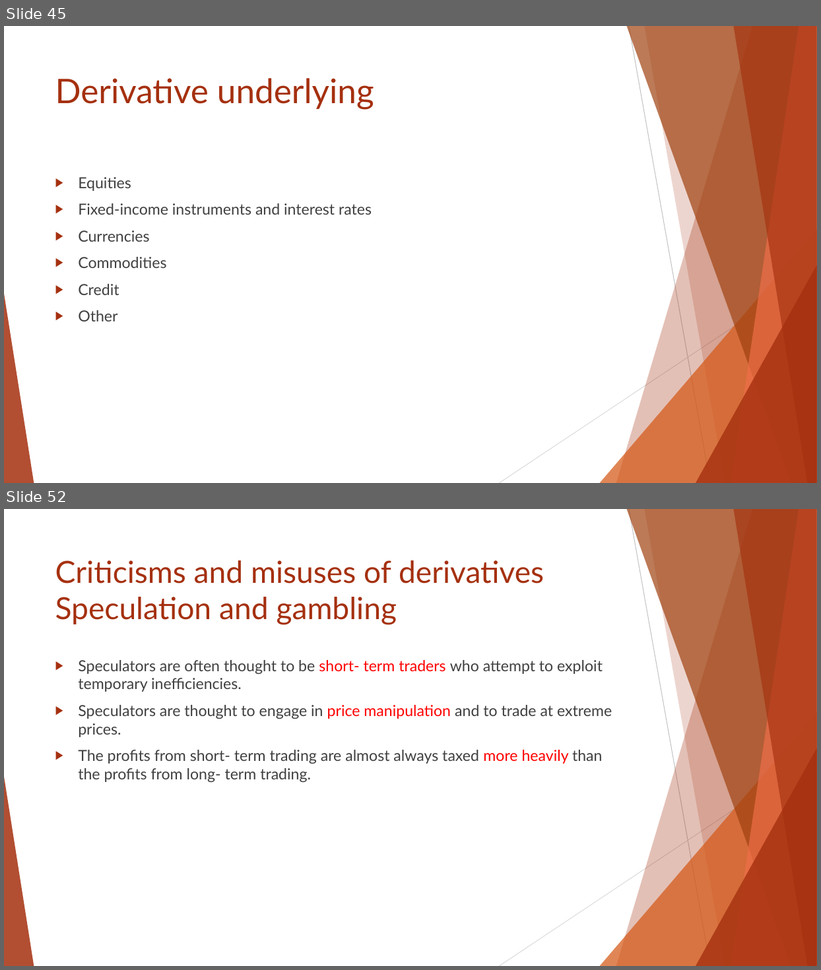
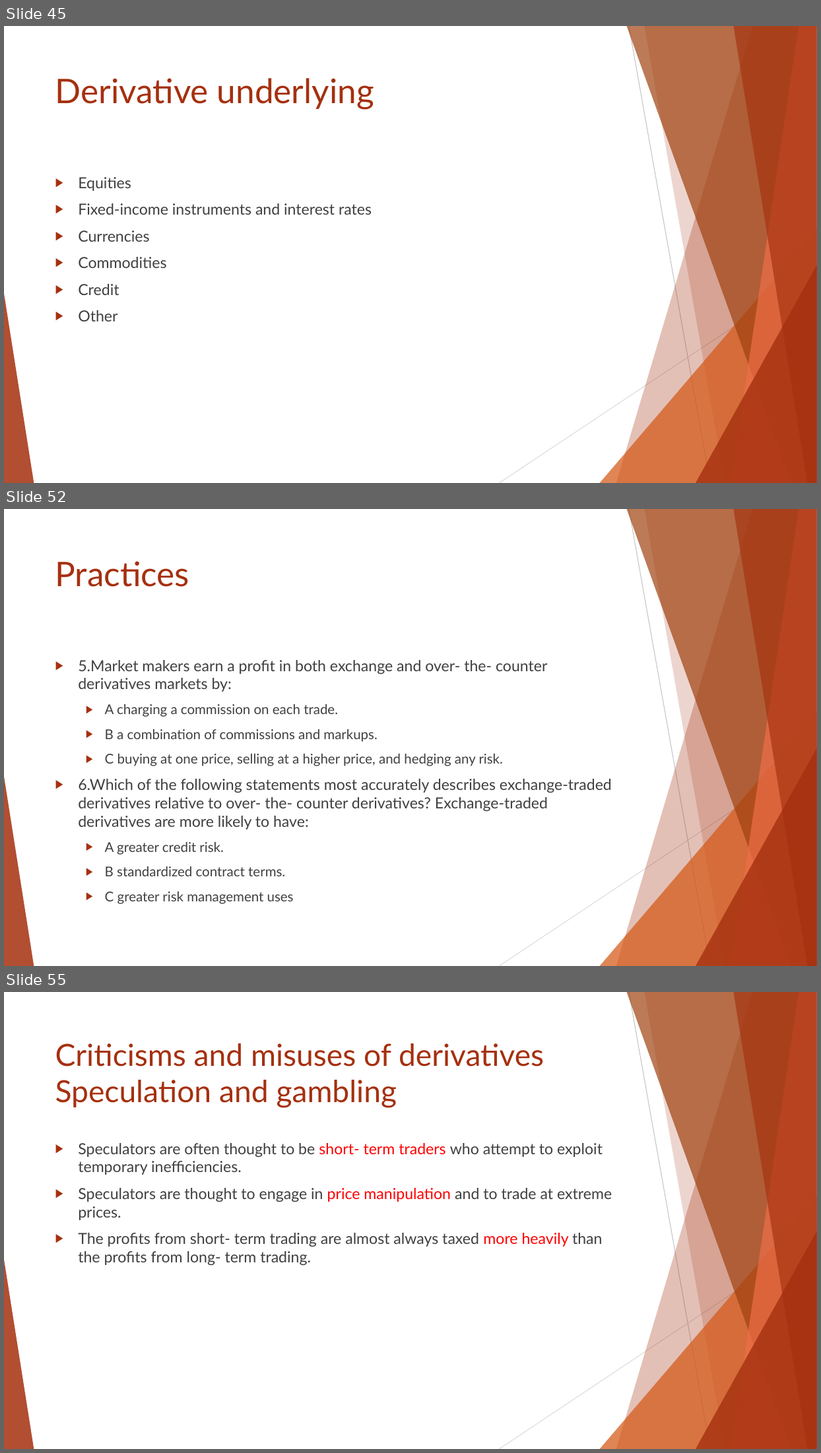
Before and after one commit to Isco0530/data, a slide deck: Reading 45.pptx. Shown one above the other, each under a label of ours: slides 45 and 52 before the commit, slides 45, 52 and 55 after it; the slides between them are not shown. The pictures are 821x970 and 821x1453 pixels, drawn with LibreOffice and Linux fonts; fonts in the diff are those of the drawing. Boxes give left, top, right and bottom in pixels: in the first picture for what was removed or moved away, otherwise in the second. Text is boxed around its words. In the diff, an @@ line names an element or a change of style, - is before the commit and + after.

```diff
--- a/Reading 45.pptx
+++ b/Reading 45.pptx
@@ slide 52 added at [4, 509, 817, 966], background #FFFFFF; not listed: 10 template elements that a slide beside it also shows @@
@@ title added at [55, 561, 189, 587], 40 pt, text #A5300F @@
+Practices
@@ text added at [78, 660, 612, 904], 18 pt, text #404040 @@
+▶ 5.Market makers earn a profit in both exchange and over- the- counter derivatives markets by:
+  ▶ A charging a commission on each trade.
+  ▶ B a combination of commissions and markups.
+  ▶ C buying at one price, selling at a higher price, and hedging any risk.
+▶ 6.Which of the following statements most accurately describes exchange-traded derivatives relative to over- the- counter derivatives? Exchange-traded derivatives are more likely to have:
+  ▶ A greater credit risk.
+  ▶ B standardized contract terms.
+  ▶ C greater risk management uses
@@ what was slide 52 is now slide 55 @@
```
Also in this commit, not shown: 12 slides changed, 2 other slides added.
